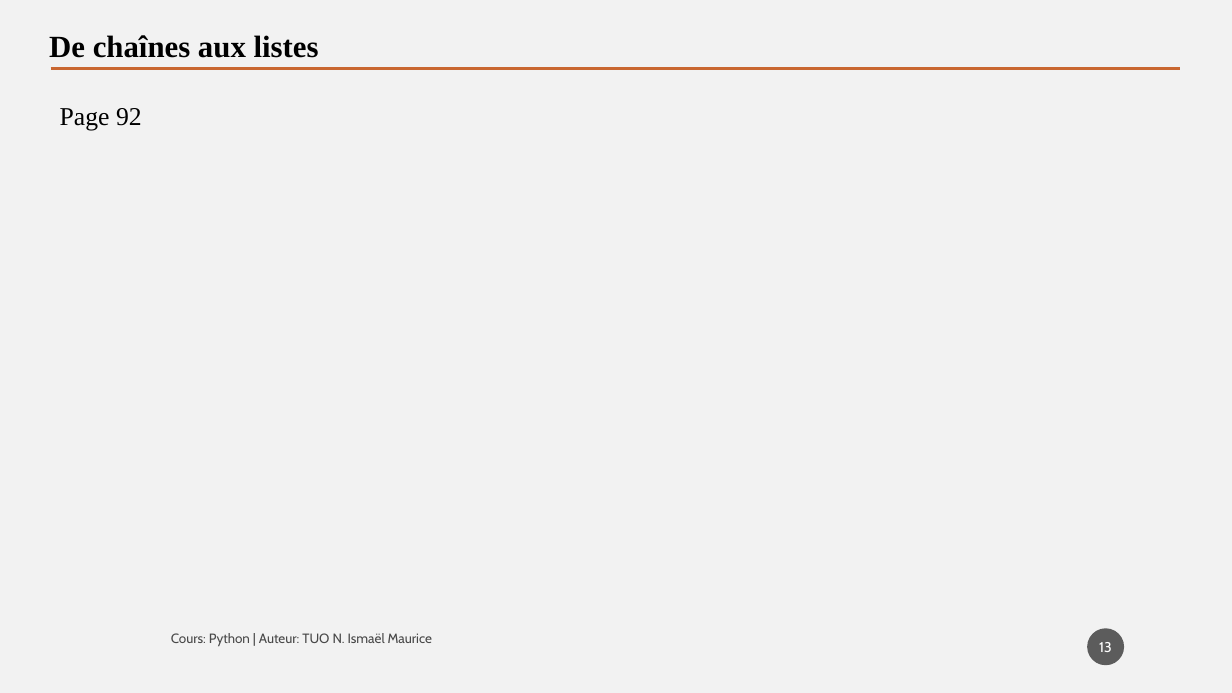
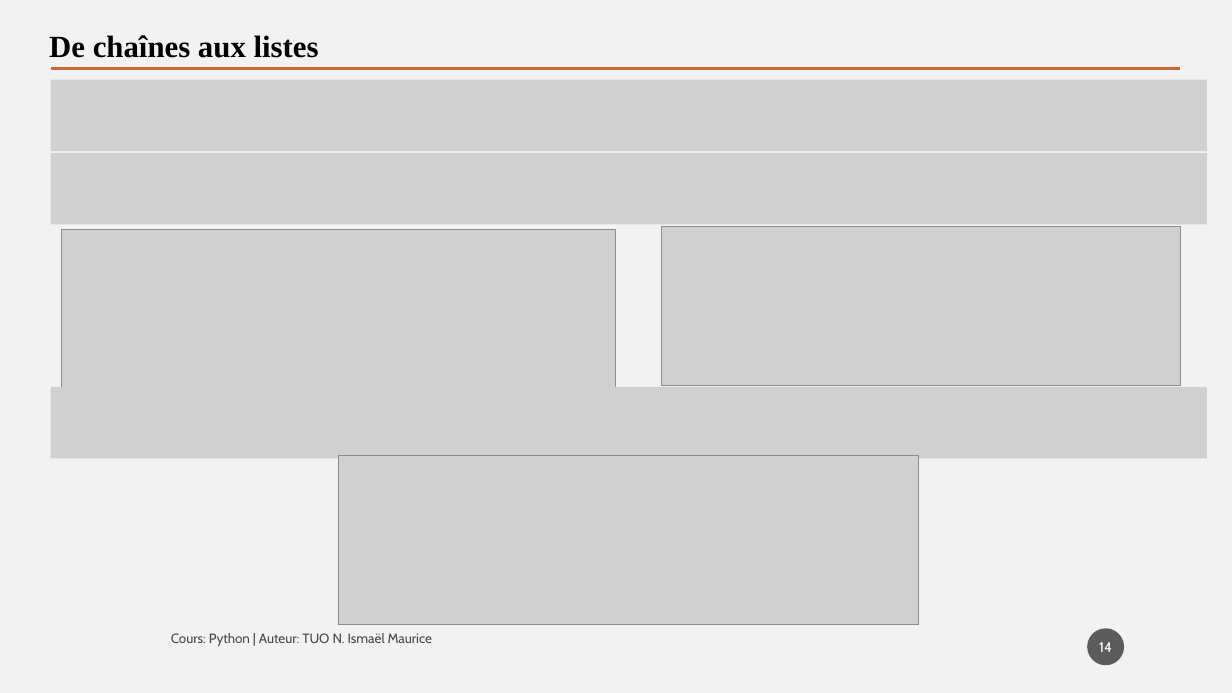
Before and after one commit to tisma95/cours-python, a slide deck: slide 14 of source/Chapitre 9 - Les listes.pptx (slide 13 before the commit). Drawn at 1232x693 pixels with LibreOffice and Linux fonts; fonts in the diff are those of the drawing; grey boxes stand for pictures. Boxes give left, top, right and bottom in pixels: in the first picture for what was removed or moved away, otherwise in the second. Text is boxed around its words. In the diff, an @@ line names an element or a change of style, - is before the commit and + after.

```diff
--- a/source/Chapitre 9 - Les listes.pptx
+++ b/source/Chapitre 9 - Les listes.pptx
@@ picture added at (51, 79, 1207, 151) @@
@@ text removed at (60, 108, 142, 131) @@
-Page 92
@@ picture added at (51, 153, 1207, 225) @@
@@ picture added at (62, 229, 616, 388) @@
@@ picture added at (662, 226, 1180, 385) @@
@@ picture added at (51, 387, 1207, 458) @@
@@ picture added at (339, 455, 919, 625) @@
@@ page number at (1099, 642, 1112, 652): text changed @@
-13
+14
```
Also in this commit, not shown: 11 other slides changed, 2 slides added, 3 other files.
